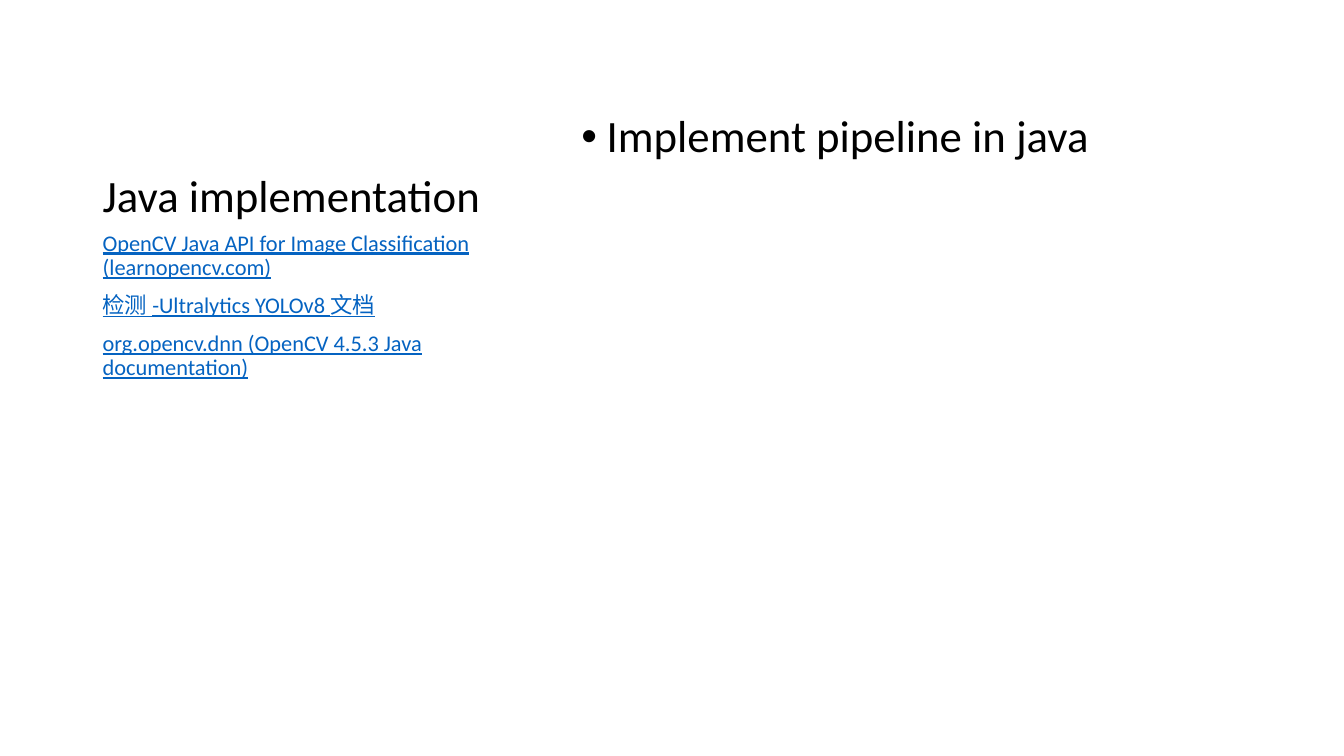
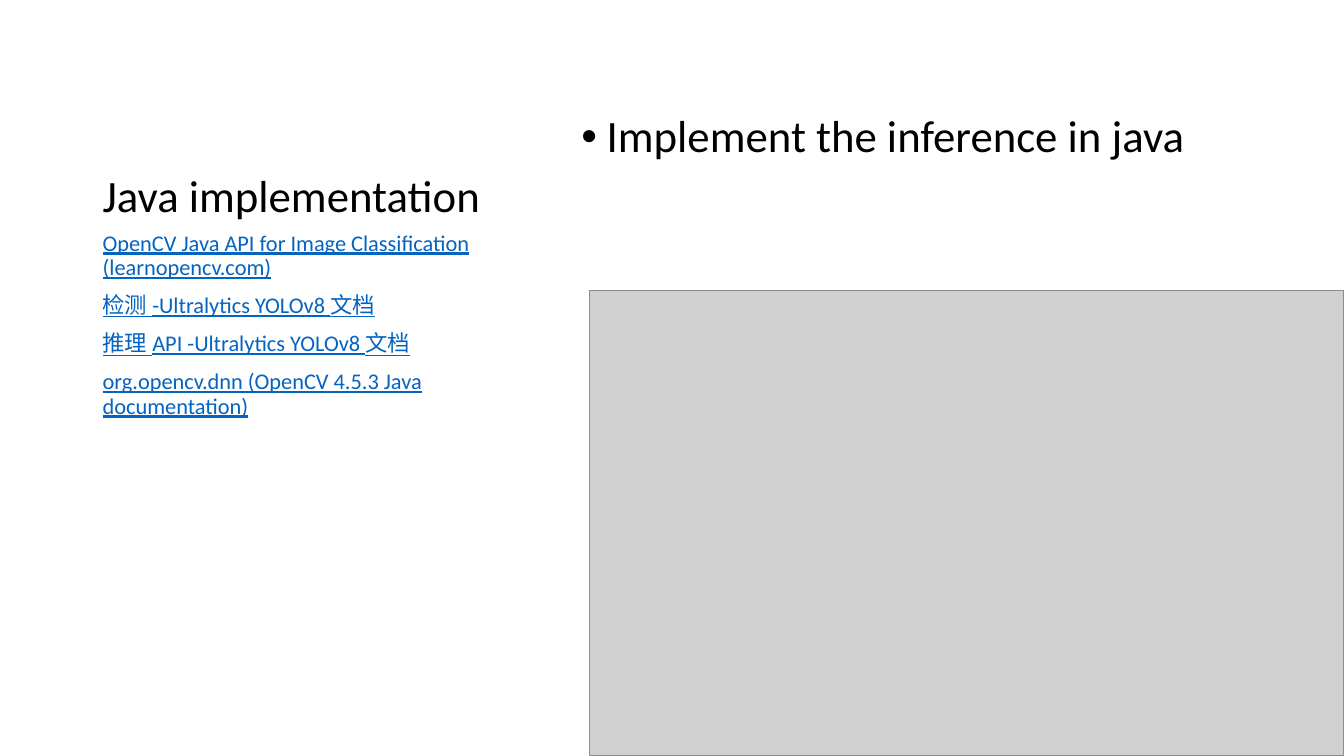
Before and after one commit to MeowOhMeow/CHIPI-CHIPI-CHAPA-CHAPA-DUBI-DUBI-DABA-DABA, a slide deck: slide 5 of ppts/Detector.pptx (slide 4 before the commit). Drawn at 1344x756 pixels with LibreOffice and Linux fonts; fonts in the diff are those of the drawing; grey boxes stand for pictures. Boxes give left, top, right and bottom in pixels: in the first picture for what was removed or moved away, otherwise in the second. Text is boxed around its words. In the diff, an @@ line names an element or a change of style, - is before the commit and + after.

```diff
--- a/ppts/Detector.pptx
+++ b/ppts/Detector.pptx
@@ text at [607,121,1185,160]: text changed @@
-• Implement pipeline in java
+• Implement the inference in java
@@ picture added at [590,290,1344,756] @@
@@ text at [103,332,410,356]: paragraph added @@
+推理 API -Ultralytics YOLOv8 文档
```
Also in this commit, not shown: 1 other slide changed, 2 slides added, 3 other files.
